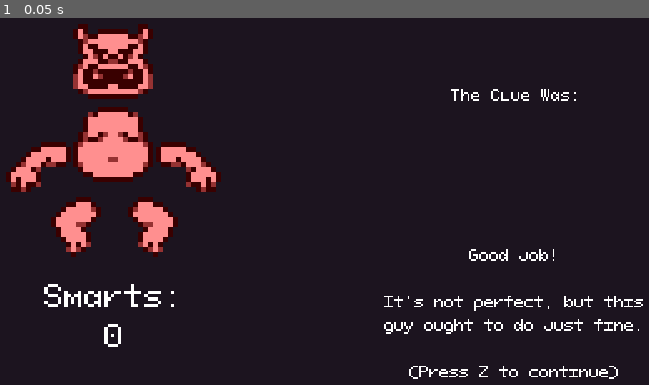
Above: before the commit, frame 1.
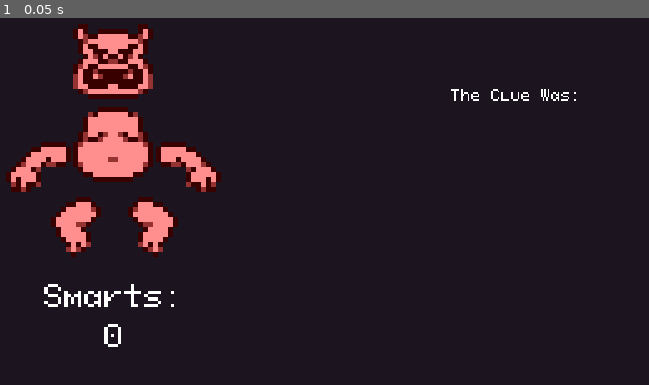
Above: after the commit, the same moment.

Repository: vitimesthree/LD55
Game: Godot game, scene res://screens/score.tscn
The game is run twice, just before and just after one commit, with the same random seed, the same clock (stepped at 60 frames per second) and the same inputs. This scene is started directly instead of the project's main scene.
Inputs:
- Up to frame 1 (0.05 s): no input

The runs differ from the first frame. In frame 1, 1.0% of the frame differs, in the area x 59-100%, y 62-99%.
Error in both runs: Invalid access of index '0' on a base object of type: 'Array'. (res://ui/demon_puzzle.gd:18)

Commit message:
tried implementing sound

Diff:
--- a/entities/broom.gd
+++ b/entities/broom.gd
@@ -4,6 +4,7 @@
 var offset : float = -0.01
 var get_msg : String = "MY BROOM!\n(Press X / (A) / (B))"
 var notif_text = preload("res://ui/notif.tscn")
+@onready var sfx : Node = $CollectSound
 
 # Called when the node enters the scene tree for the first time.
 func _ready():
@@ -31,4 +32,6 @@
 	notif.position = init_pos
 	notif.appear(get_msg)
 
+	sfx.play()
+
 	self.queue_free()
--- a/entities/broom.tscn
+++ b/entities/broom.tscn
@@ -1,13 +1,17 @@
-[gd_scene load_steps=4 format=3 uid="uid://b14cpjy0h1en6"]
+[gd_scene load_steps=5 format=3 uid="uid://b14cpjy0h1en6"]
 
 [ext_resource type="Script" path="res://entities/broom.gd" id="1_6oo7g"]
 [ext_resource type="Texture2D" uid="uid://6r0402hxhcps" path="res://sprites/broom.png" id="2_0bt7x"]
+[ext_resource type="AudioStream" uid="uid://0vcsdc7b2dr2" path="res://sound/collect/body_get_all_parts.wav" id="3_gccm0"]
 
 [sub_resource type="RectangleShape2D" id="RectangleShape2D_jmp5o"]
 size = Vector2(24, 24)
 
 [node name="Broom" type="Node2D"]
 script = ExtResource("1_6oo7g")
+
+[node name="CollectSound" type="AudioStreamPlayer" parent="."]
+stream = ExtResource("3_gccm0")
 
 [node name="Sprite2D" type="Sprite2D" parent="."]
 position = Vector2(0, -9)
--- a/entities/demonpart.gd
+++ b/entities/demonpart.gd
@@ -11,6 +11,8 @@
 @onready var dupe_part : bool = false
 
 var notif_text = preload("res://ui/notif.tscn")
+
+@onready var sfx : Node = $CollectSound
 
 # Called when the node enters the scene tree for the first time.
 func _ready():
@@ -88,6 +90,7 @@
 
 	update_tracker(part_type)
 	add_to_parts(part_type, demon_type)
+	play_collect_sfx()
 
 	if Global.parts_collected.size() == 6:
 		get_msg = "GET BACK TO\nTHE DOOR!"
@@ -142,3 +145,14 @@
 	var new_part = [part, demon]
 	Global.parts_collected.append(new_part)
 	#print(Global.parts_collected)
+
+func play_collect_sfx():
+	var collect_num = Global.parts_collected.size()
+	match collect_num:
+		1: sfx.stream = load("res://sound/collect/body_get_0.wav")
+		2: sfx.stream = load("res://sound/collect/body_get_1.wav")
+		3: sfx.stream = load("res://sound/collect/body_get_2.wav")
+		4: sfx.stream = load("res://sound/collect/body_get_3.wav")
+		5: sfx.stream = load("res://sound/collect/body_get_4.wav")
+		6: sfx.stream = load("res://sound/collect/body_get_all_parts.wav")
+	sfx.play()
--- a/entities/demonpart.tscn
+++ b/entities/demonpart.tscn
@@ -1,7 +1,8 @@
-[gd_scene load_steps=4 format=3 uid="uid://cwvx5xwrc5ihd"]
+[gd_scene load_steps=5 format=3 uid="uid://cwvx5xwrc5ihd"]
 
 [ext_resource type="Script" path="res://entities/demonpart.gd" id="1_qy4yn"]
 [ext_resource type="SpriteFrames" uid="uid://bpt3hd2v1c8s2" path="res://sprites/parts_anim.tres" id="2_j6hgx"]
+[ext_resource type="AudioStream" uid="uid://c3jqcv7yjw6n4" path="res://sound/collect/body_get_0.wav" id="3_bu71m"]
 
 [sub_resource type="RectangleShape2D" id="RectangleShape2D_lgmol"]
 size = Vector2(24, 24)
@@ -22,4 +23,7 @@
 position = Vector2(0, -6)
 shape = SubResource("RectangleShape2D_lgmol")
 
+[node name="CollectSound" type="AudioStreamPlayer" parent="."]
+stream = ExtResource("3_bu71m")
+
 [connection signal="body_shape_entered" from="Area2D" to="." method="_on_area_2d_body_shape_entered"]
--- a/screens/score.tscn
+++ b/screens/score.tscn
@@ -88,6 +88,7 @@
 vertical_alignment = 1
 
 [node name="Good" type="Label" parent="."]
+visible = false
 offset_left = 192.0
 offset_top = 127.0
 offset_right = 480.0
Not shown, added: sound/collect/body_get_0.wav.import
Not shown, added: sound/collect/body_get_1.wav.import
Not shown, added: sound/collect/body_get_2.wav.import
Not shown, added: sound/collect/body_get_3.wav.import
Not shown, added: sound/collect/body_get_4.wav.import
Not shown, added: sound/collect/body_get_all_parts.wav.import
Not shown, added: sound/collect/body_get_0.wav
Not shown, added: sound/collect/body_get_1.wav
Not shown, added: sound/collect/body_get_2.wav
Not shown, added: sound/collect/body_get_3.wav
Not shown, added: sound/collect/body_get_4.wav
Not shown, added: sound/collect/body_get_all_parts.wav
